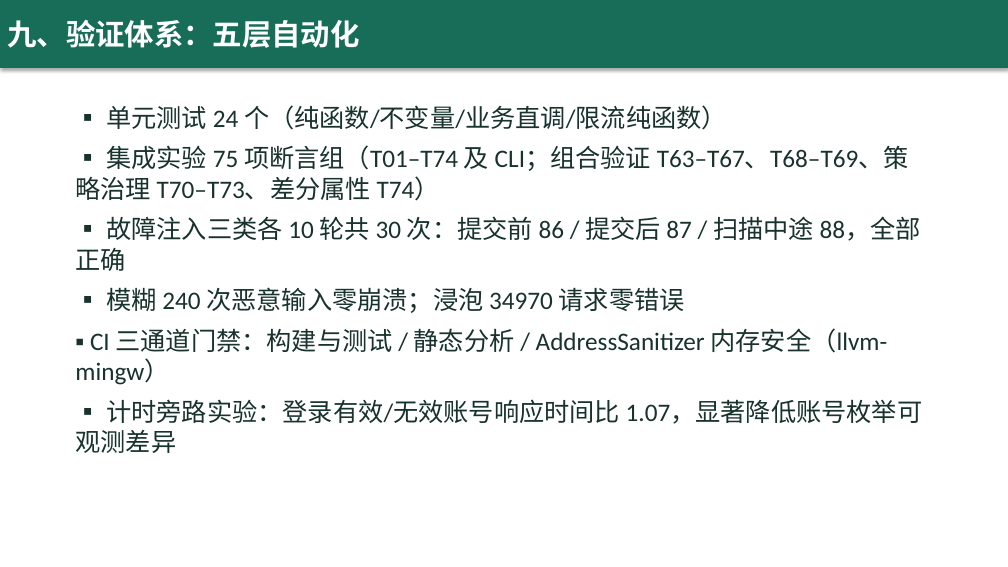
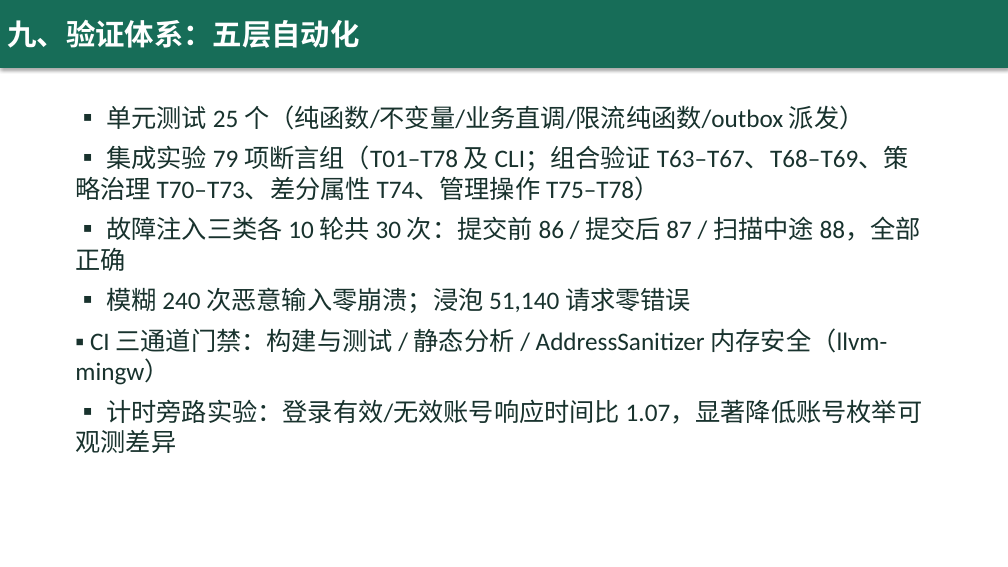
Before and after one commit to yq6666-66/lab-booking-system, a slide deck: slide 10 of docs/thesis/答辩演示.pptx. Drawn at 1008x567 pixels with LibreOffice and Linux fonts; fonts in the diff are those of the drawing. Boxes give left, top, right and bottom in pixels: in the first picture for what was removed or moved away, otherwise in the second. Text is boxed around its words. In the diff, an @@ line names an element or a change of style, - is before the commit and + after.

Commit message:
docs: 论文 docx/答辩 PPT 重生成——56 端点/67 路由/25 单元/v1.17.0/十二页签/79 断言组（含 T75-T78）/浸泡计数与 README 统一 51,140；doc 门禁复验 7/7；全量验证证据刷新入库

```diff
--- a/docs/thesis/答辩演示.pptx
+++ b/docs/thesis/答辩演示.pptx
@@ text at bbox=[75, 105, 909, 201]: text changed @@
-▪ 单元测试 24 个（纯函数/不变量/业务直调/限流纯函数）
-▪ 集成实验 75 项断言组（T01–T74 及 CLI；组合验证 T63–T67、T68–T69、策略治理 T70–T73、差分属性 T74）
+▪ 单元测试 25 个（纯函数/不变量/业务直调/限流纯函数/outbox 派发）
+▪ 集成实验 79 项断言组（T01–T78 及 CLI；组合验证 T63–T67、T68–T69、策略治理 T70–T73、差分属性 T74、管理操作 T75–T78）
@@ text at bbox=[106, 287, 691, 313]: text changed @@
-▪ 模糊 240 次恶意输入零崩溃；浸泡 34970 请求零错误
+▪ 模糊 240 次恶意输入零崩溃；浸泡 51,140 请求零错误
```
Also in this commit, not shown: 2 other slides changed, 3 other files.
